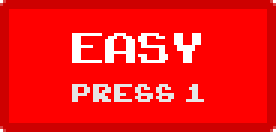
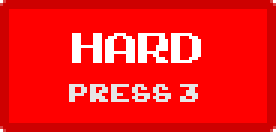
Two versions of the same layered image (276×132). Layer-by-layer changes:
renamed "press 1" to "press 3", painted on it over [69, 84, 204, 102]
renamed "EASY" to "HARD", painted on it over [81, 33, 201, 63]
